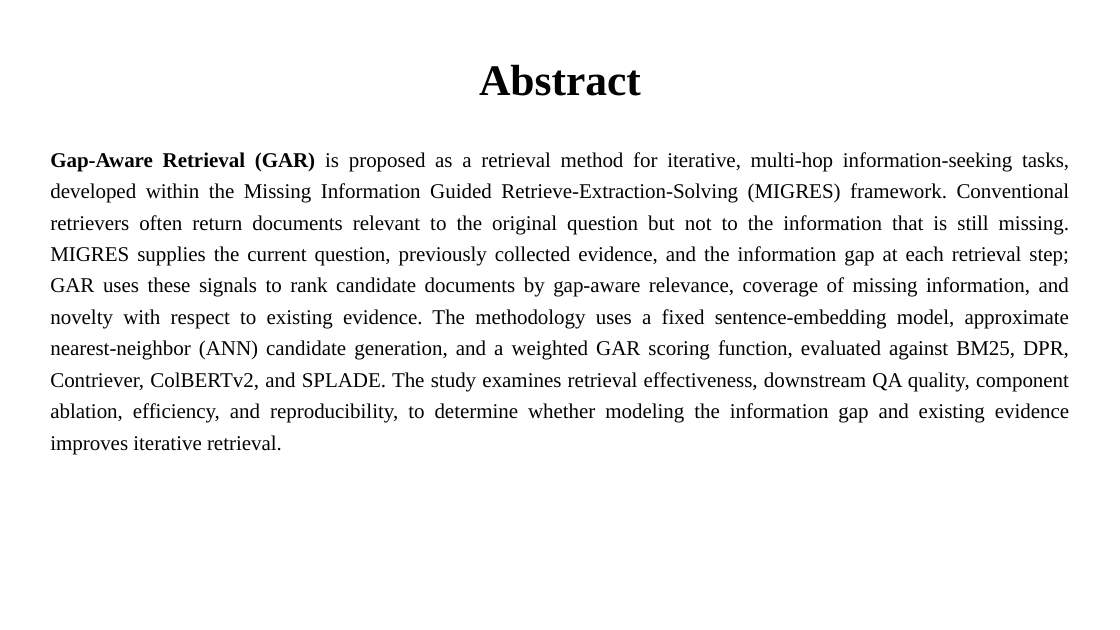
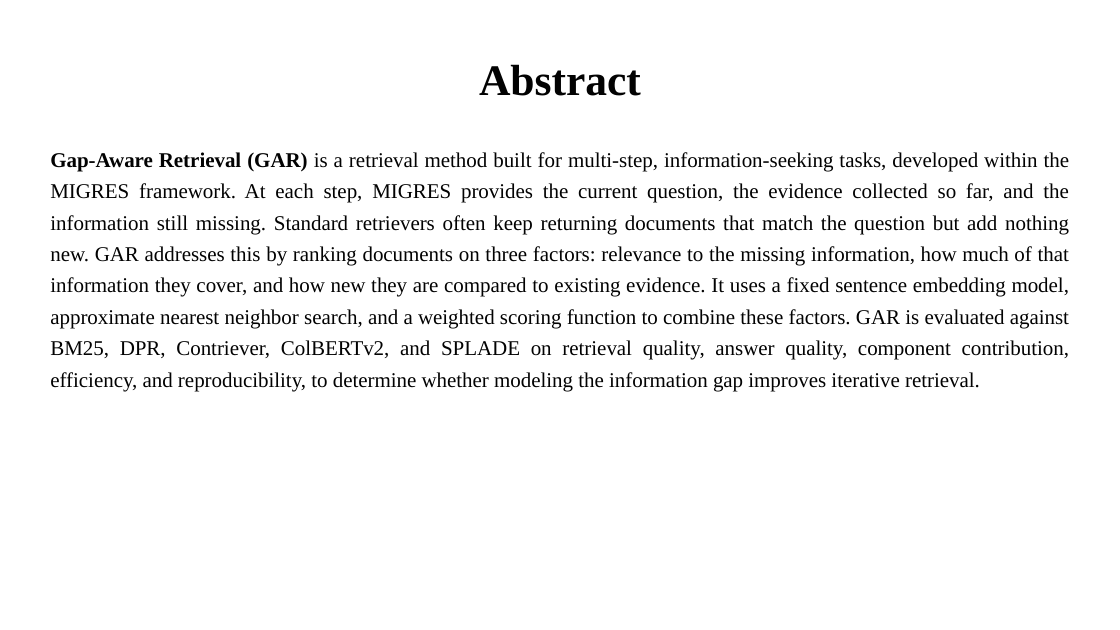
Before and after one commit to KunalDahal/State-Aware-Retrieval, a slide deck: slide 2 of methodology/presentation/ppt1.pptx. Drawn at 1120x630 pixels with LibreOffice and Linux fonts; fonts in the diff are those of the drawing. Boxes give left, top, right and bottom in pixels: in the first picture for what was removed or moved away, otherwise in the second. Text is boxed around its words. In the diff, an @@ line names an element or a change of style, - is before the commit and + after.

Commit message:
docs: ppt update for synopsis and methodology

```diff
--- a/methodology/presentation/ppt1.pptx
+++ b/methodology/presentation/ppt1.pptx
@@ text at [50,152,1070,392]: text changed @@
-Gap-Aware Retrieval (GAR) is proposed as a retrieval method for iterative, multi-hop information-seeking tasks, developed within the Missing Information Guided Retrieve-Extraction-Solving (MIGRES) framework. Conventional retrievers often return documents relevant to the original question but not to the information that is still missing. MIGRES supplies the current question, previously collected evidence, and the information gap at each retrieval step; GAR uses these signals to rank candidate documents by gap-aware relevance, coverage of missing information, and novelty with respect to existing evidence. The methodology uses a fixed sentence-embedding model, approximate nearest-neighbor (ANN) candidate generation, and a weighted GAR scoring function, evaluated against BM25, DPR, Contriever, ColBERTv2, and SPLADE. The study examines retrieval effectiveness, downstream QA quality, component ablation, efficiency, and reproducibility, to determine whether modeling the information gap and existing evidence improves iterative retrieval.
+Gap-Aware Retrieval (GAR) is a retrieval method built for multi-step, information-seeking tasks, developed within the MIGRES framework. At each step, MIGRES provides the current question, the evidence collected so far, and the information still missing. Standard retrievers often keep returning documents that match the question but add nothing new. GAR addresses this by ranking documents on three factors: relevance to the missing information, how much of that information they cover, and how new they are compared to existing evidence. It uses a fixed sentence embedding model, approximate nearest neighbor search, and a weighted scoring function to combine these factors. GAR is evaluated against BM25, DPR, Contriever, ColBERTv2, and SPLADE on retrieval quality, answer quality, component contribution, efficiency, and reproducibility, to determine whether modeling the information gap improves iterative retrieval.
```
Also in this commit, not shown: 17 other slides changed, 1 other file.
